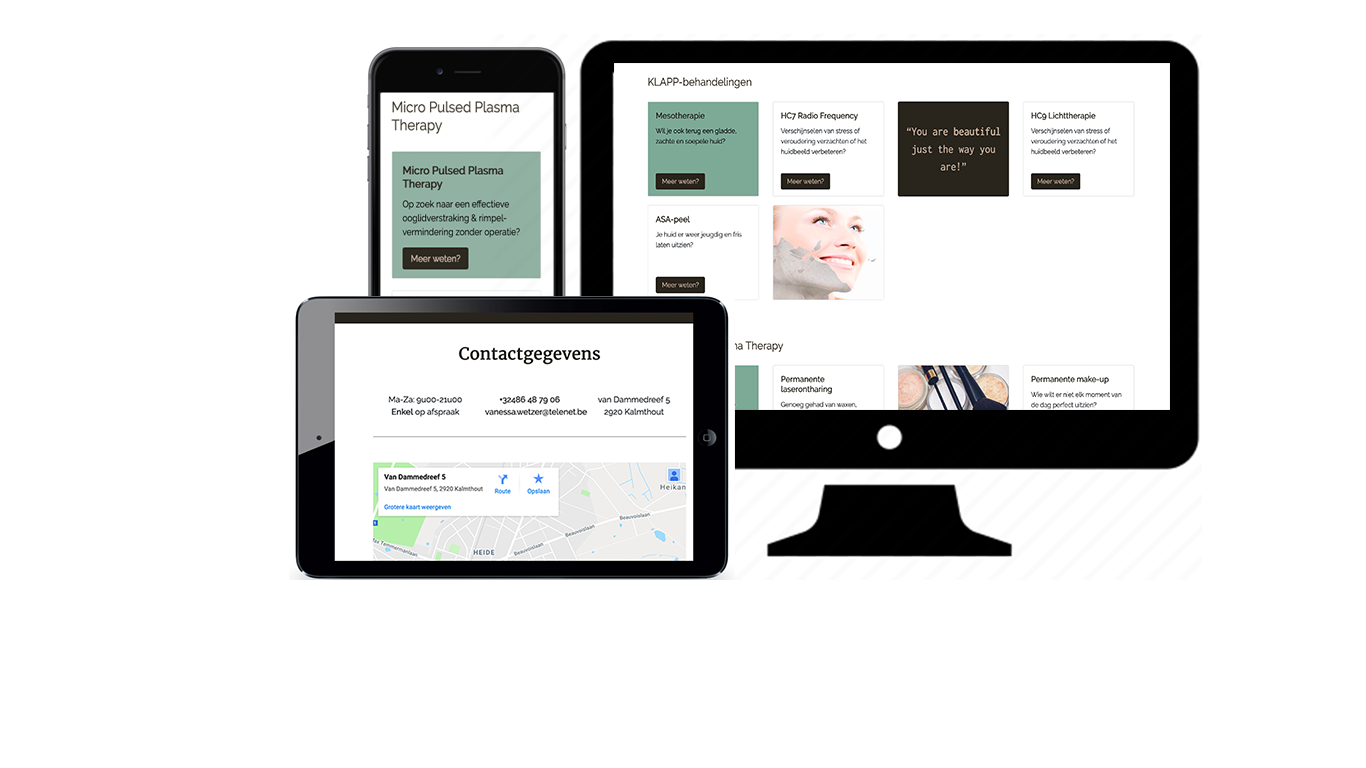
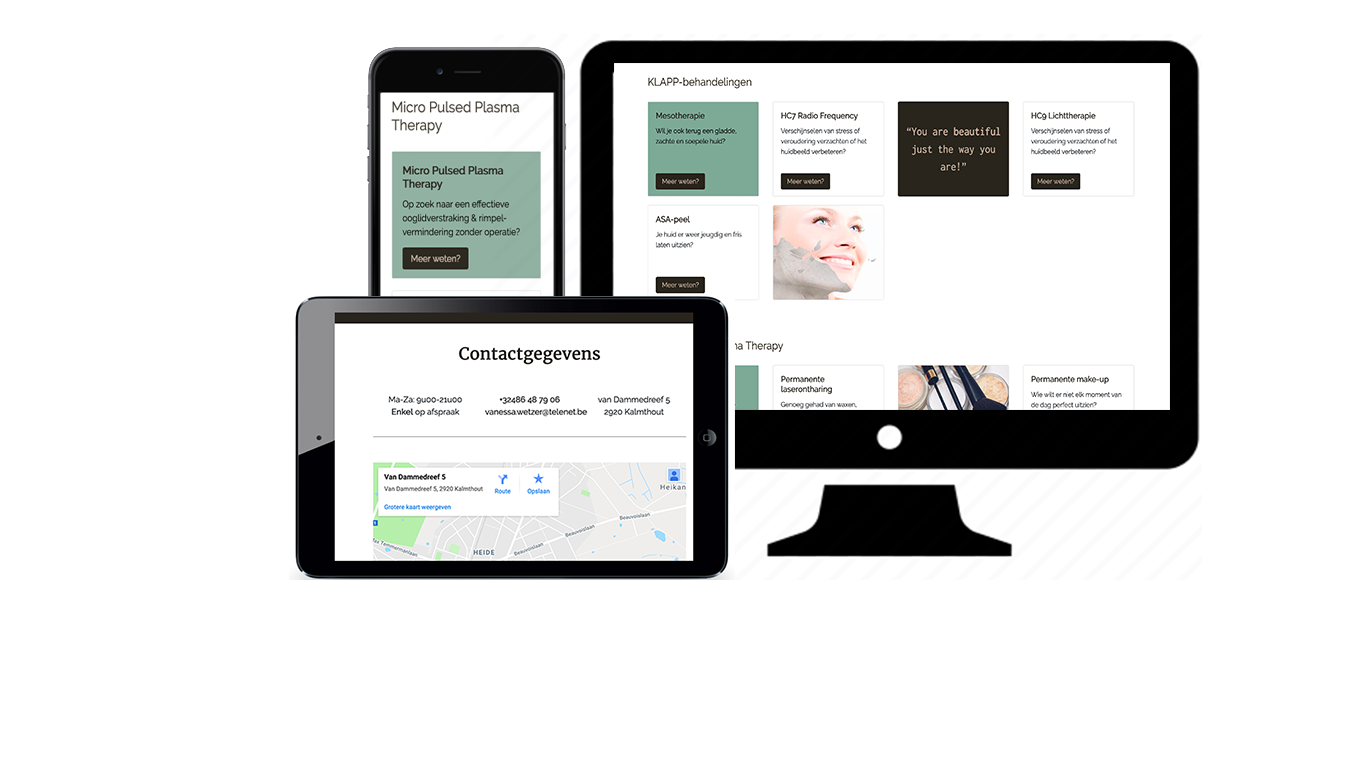
Two versions of the same layered image (1366x768). Layer-by-layer changes:
painted on "Laag 1" over [367,47,567,297]
